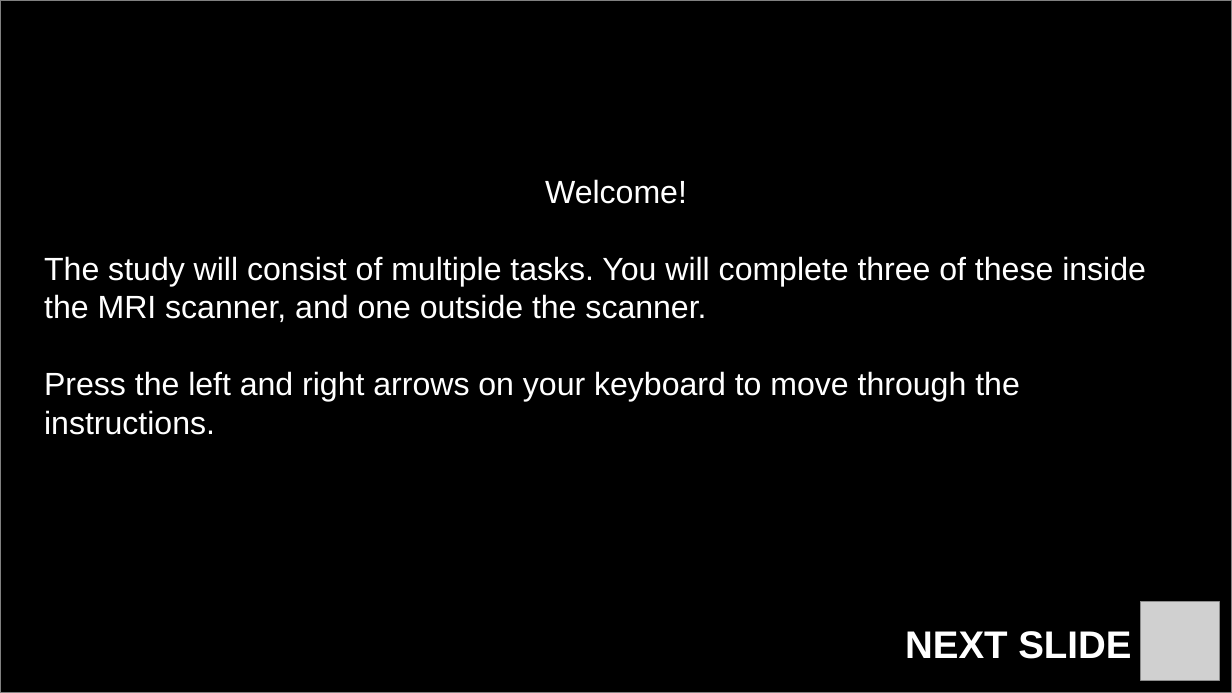
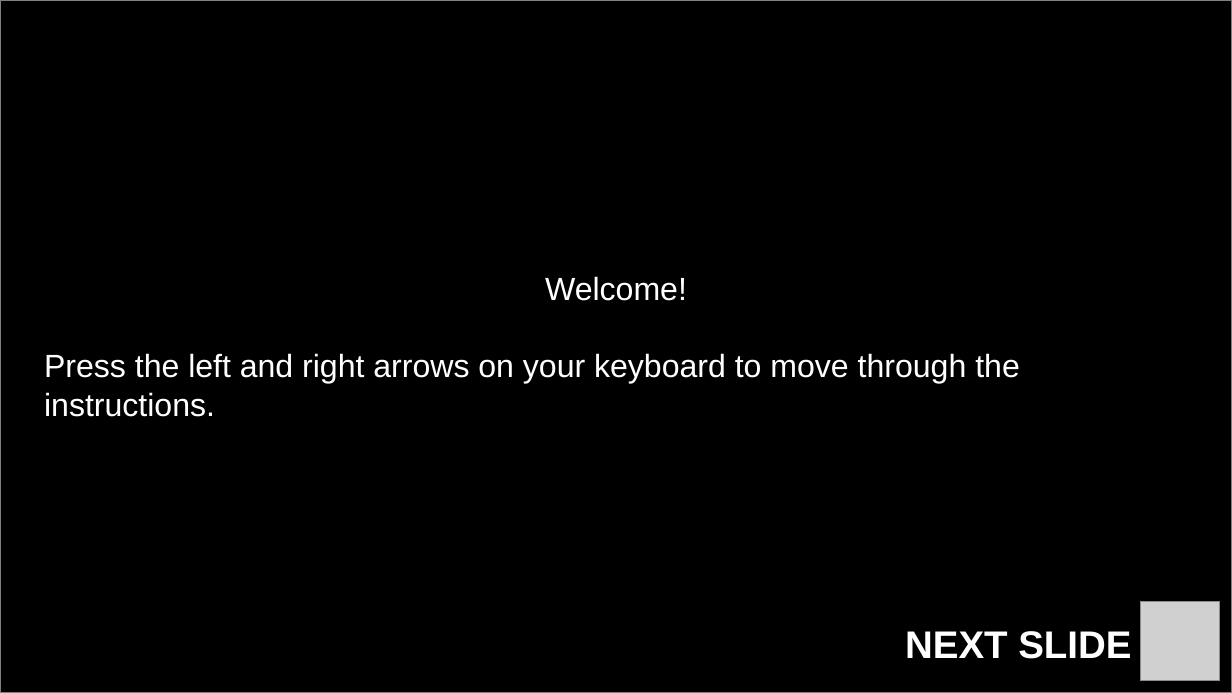
Before and after one commit to BakkourLabRepo/feat-predict_robot-builder-task-psychopy, a slide deck: slide 1 of img/pptx/welcome.pptx. Drawn at 1232x693 pixels with LibreOffice and Linux fonts; fonts in the diff are those of the drawing; grey boxes stand for pictures. Boxes give left, top, right and bottom in pixels: in the first picture for what was removed or moved away, otherwise in the second. Text is boxed around its words. In the diff, an @@ line names an element or a change of style, - is before the commit and + after.

Commit message:
added and updated instructions and encoding to run from one script

```diff
--- a/img/pptx/welcome.pptx
+++ b/img/pptx/welcome.pptx
@@ text "Welcome!": place and size @@
-text "Welcome!" at <box>44,179,1146,435</box>
+text "Welcome!" at <box>44,276,1020,417</box>
@@ text at <box>44,256,1146,322</box>: paragraph removed @@
-The study will consist of multiple tasks. You will complete three of these inside the MRI scanner, and one outside the scanner.
```
Also in this commit, not shown: 1 other slide changed, 42 other files.
